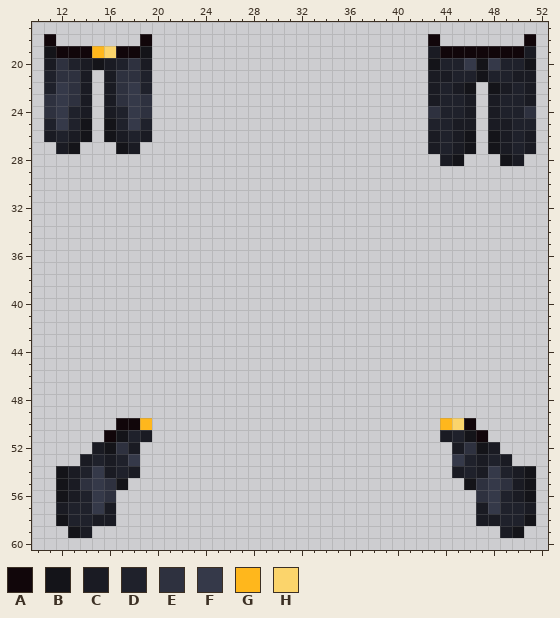
Pixel-art sprite, stored at Resources/Textures/_CP14/Clothing/Pants/aristocratic.rsi/equipped-PANTS.png. That is the earlier state.
The file is 64x64 pixels. Colours within 5 levels of each other are drawn and written as one. Shown: x 10..52, y 17..60.
Palette (. is transparent): A #11060a  B #141419  C #1a1b23  D #1f212b  E #2e313f  F #353949  G #ffb71c  H #fbd46b
Pixels before, first column x 11:
18 A.......A.......................A.......A
19 BAAAGHAAB.......................CAAAAAAAC
20 CEDCBCDEC.......................BDDFBFDDB
21 DEEC.CEED.......................CCDDBDDCC
22 DFEC.CEFD.......................CDCB.BCDC
23 EFEC.CEFE.......................CDDC.CDDC
24 EFDC.CDFE.......................EDDC.CDDE
25 DFDB.BDFD.......................DDCC.CCDD
26 CDCB.BCDC.......................CDCB.BCDC
27 .CB...BC........................CDCB.BCDC
28 .................................CB...BC.
29 .........................................
30 .........................................
31 .........................................
32 .........................................
33 .........................................
34 .........................................
35 .........................................
36 .........................................
37 .........................................
38 .........................................
39 .........................................
40 .........................................
41 .........................................
42 .........................................
43 .........................................
44 .........................................
45 .........................................
46 .........................................
47 .........................................
48 .........................................
49 .........................................
50 ......AAG........................GHA.....
51 .....ABDC........................CDBA....
52 ....CBEC..........................CEBC...
53 ...CDCDF..........................FDCDC..
54 .BCDFCDC..........................CDCFDCB
55 .BCEFEB............................BEFECB
56 .BCDFE..............................EFDCB
57 .CDDFC..............................CFDDC
58 .BDDCC..............................CCDDB
59 ..BC..................................CB.
The same view after the edit:
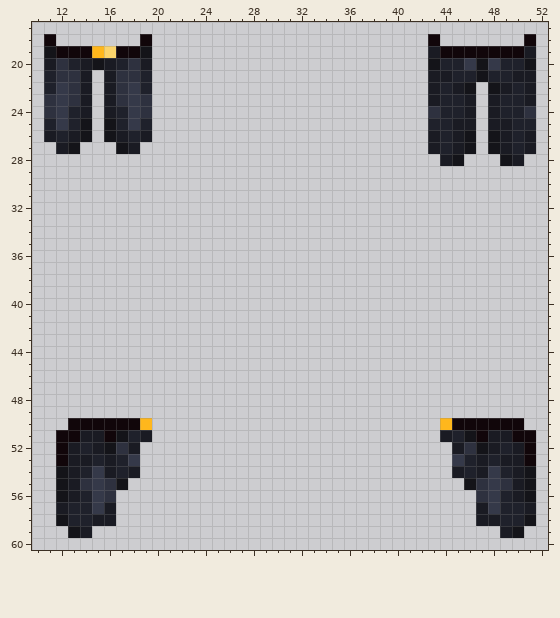
Difference:
Colour A now appears in row 50 at x 13 to 16 and 47 to 50; in row 51 at x 12 to 13 and 50 to 51; in rows 52 to 53 at x 12 and 51.
The author changed colour H to colour A in row 50 at x 45.
Colour C now appears in row 51 at x 14 to 15 and 48 to 49; in rows 52 to 53 at x 13 and 50.
Colour D now appears in row 52 at x 14 and 49.
Where, in picture pixels (left, top, right, bottom), the same in both pictures:
added: (56, 418, 116, 466)
changed: (452, 418, 536, 466)
